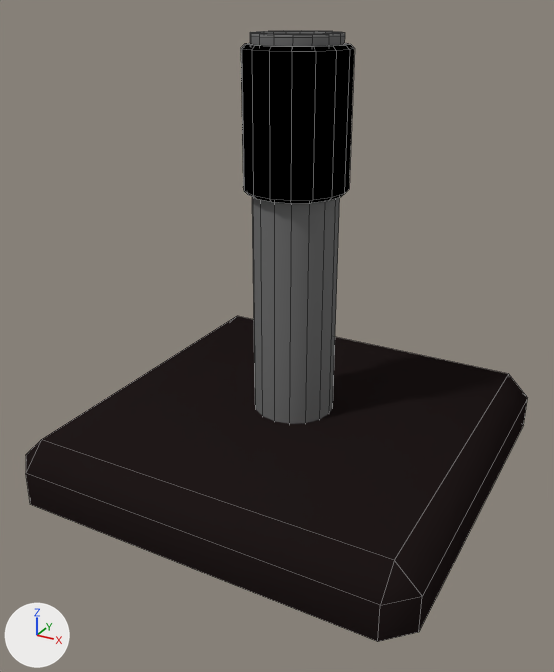
Two versions of the Blender file Assets/Models/Gun A/Gun_A_001.blend, one commit apart.
One viewpoint serves both versions: a 50 mm lens placed at (1.6, -3.08, 2.05), pointed at (-0.01, -0.16, 0.59). The axes (+X, +Y, +Z) are drawn at lower left. The lights are the same throughout. Mesh edges are drawn as thin lines.

Names of what the first picture shows: 'Cannon', 'Moving part'.
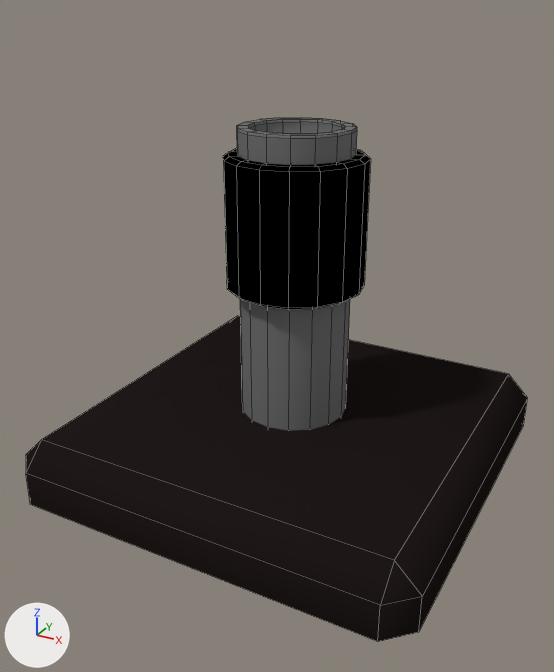
Changed parts and their boxes [x1, y1, x2, y2] in the pictures (554 x 672 px; the box of a moved part takes in the faces that stretch with it):
'Cannon', reshaped (14% shorter)
    before: [26, 31, 527, 642]
    after: [26, 118, 527, 642]
'Moving part', mesh rescaled, moved (29% wider)
    before: [241, 43, 355, 204]
    after: [223, 148, 370, 310]
part 1 of me_square_cannon, moved or reshaped
    before: [250, 31, 345, 424]
    after: [237, 118, 357, 431]

Diff of the bpy script that builds the scene:
```diff
--- a/Assets/Models/Gun A/Gun_A_001.blend.py
+++ b/Assets/Models/Gun A/Gun_A_001.blend.py
@@ me_square_cannon @@
 # used by ob_cannon; location = (0.0, 0.0, 0.0)
-me_square_cannon.from_pydata(...)  # 148 vertices, 130 faces; spans x -1.0..1.0, y -1.0..1.0, z -0.15..1.92
+me_square_cannon.from_pydata(...)  # 148 vertices, 130 faces; spans x -1.0..1.0, y -1.0..1.0, z -0.15..1.54
+# me_square_cannon part 1: 128 of 148 vertices moved; they spanned x -0.2..0.2, y -0.2..0.2, z 0.0..1.92 and now span x -0.27..0.27, y -0.27..0.27, z 0.0..1.54; mean shift (0.0, 0.0, -0.27); largest move (-0.18, -0.08, 1.91) -> (-0.25, -0.1, 1.52)
 me_square_cannon.materials.append(mat_base)
@@ me_cylinder @@
 me_cylinder.from_pydata(...)  # 80 vertices, 65 faces; spans x -0.23..0.23, y -0.23..0.23, z -0.3..0.3
 # used by ob_moving_part; parent = ob_cannon; location = (0.0, 0.0, 1.56); scale = (1.05, 1.05, 1.05)
+# me_cylinder part 2: the whole mesh is scaled about its middle by (1.37, 1.37, 1), then moved by (0.0, 0.0, -0.318)
 me_cylinder.materials.append(mat_black)
@@ ob_moving_part @@
 ob_moving_part.parent = ob_cannon
-ob_moving_part.location = (0.0, 0.0, 1.56)
+ob_moving_part.location = (0.0, 0.0, 1.437)
 ob_moving_part.scale = (1.05, 1.05, 1.05)
```
